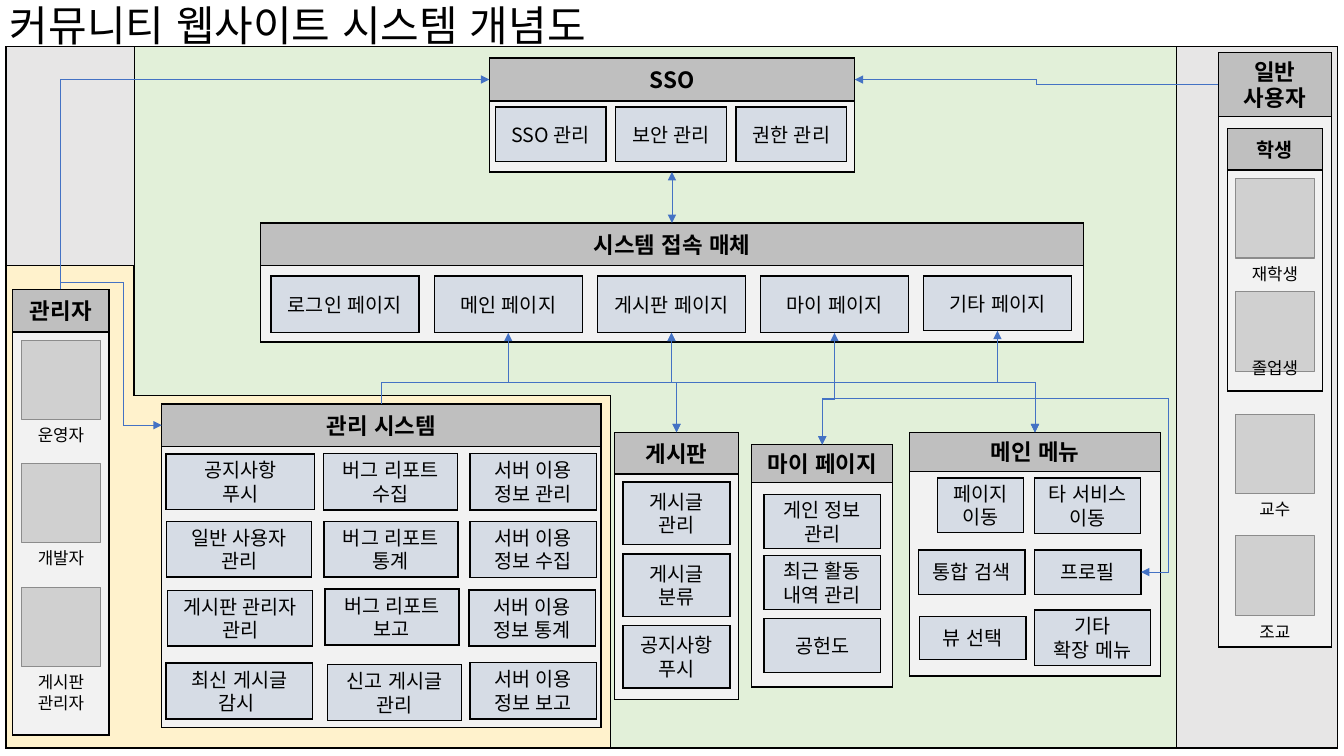
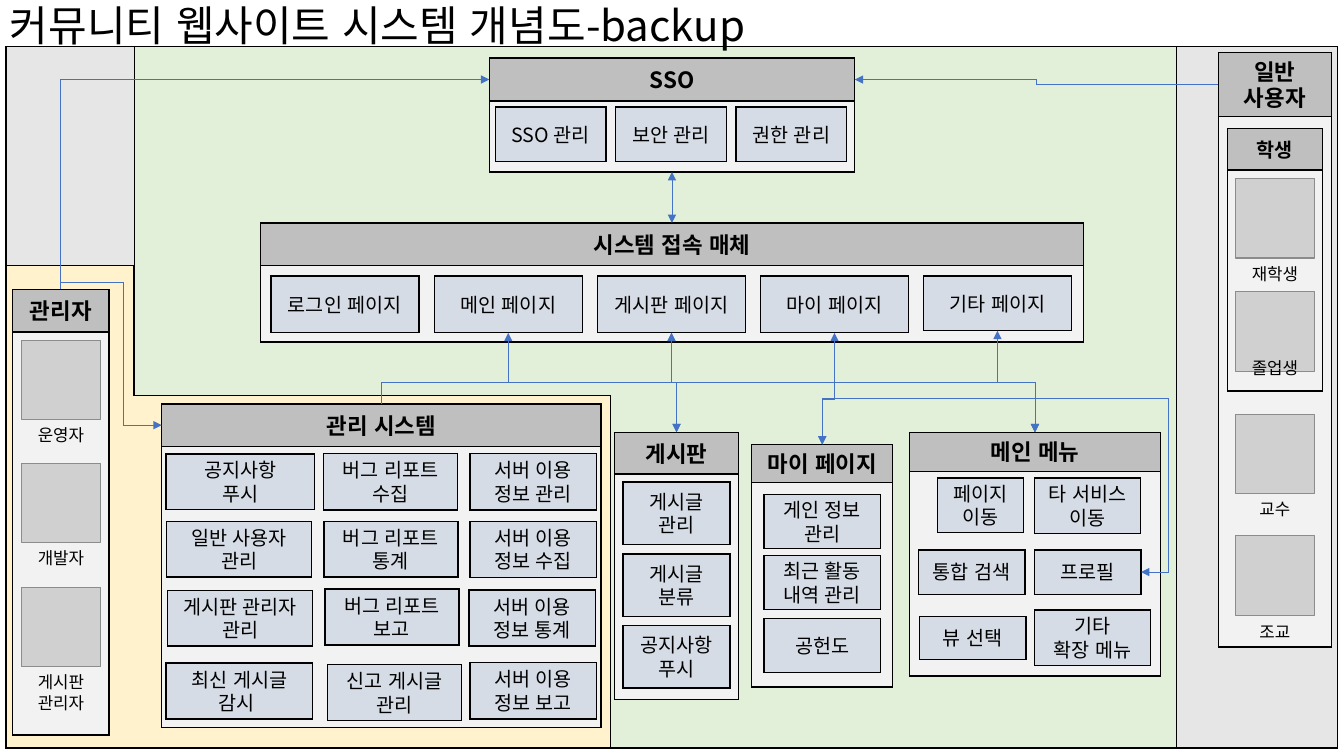
Before and after one commit to kkevin811015/MyDepartmentArchive, a slide deck: slide 8 of Documents/Requirements/service_order_client/raw/학과 커뮤니티 웹사이트 및 모바일 앱 개발 시스템 개념도.pptx (slide 7 before the commit). Drawn at 1344x756 pixels with LibreOffice and Linux fonts; fonts in the diff are those of the drawing; grey boxes stand for pictures. Boxes give left, top, right and bottom in pixels: in the first picture for what was removed or moved away, otherwise in the second. Text is boxed around its words. In the diff, an @@ line names an element or a change of style, - is before the commit and + after.

```diff
--- a/Documents/Requirements/service_order_client/raw/학과 커뮤니티 웹사이트 및 모바일 앱 개발 시스템 개념도.pptx
+++ b/Documents/Requirements/service_order_client/raw/학과 커뮤니티 웹사이트 및 모바일 앱 개발 시스템 개념도.pptx
@@ text at box(10, 6, 745, 51): text changed @@
-커뮤니티 웹사이트 시스템 개념도
+커뮤니티 웹사이트 시스템 개념도-backup
```
Also in this commit, not shown: 2 other slides changed, 1 slide added, 2 other files.
